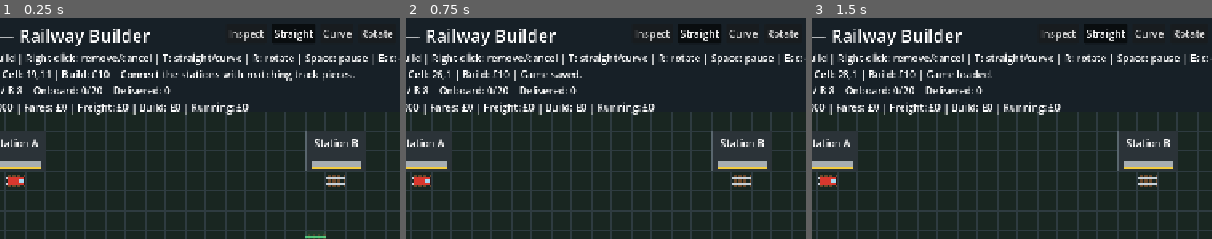
Above: before the commit, frames 1-3 (left to right).
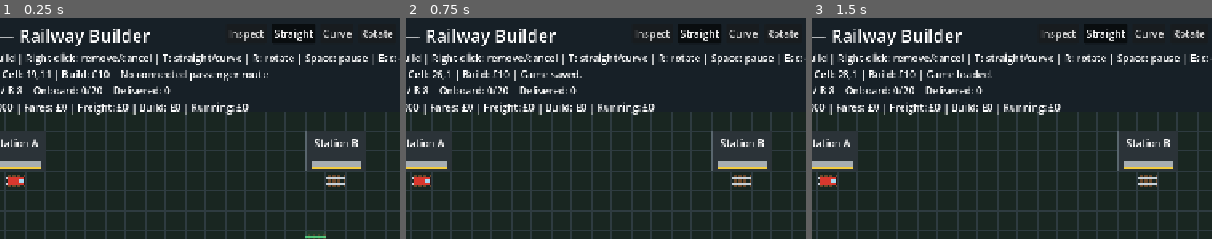
Above: after the commit, the same moments.

Repository: easyridebelgium-arch/Trainz
Game: Godot game, scene res://scenes/main/main.tscn
The game is run twice, just before and just after one commit, with the same random seed, the same clock (stepped at 60 frames per second) and the same inputs.
Inputs:
- Up to frame 1 (0.25 s): no input
- Up to frame 2 (0.75 s): click "Save" at 0.5 s
- Up to frame 3 (1.5 s): click "Load" at 1.25 s
The pictures show only the part of the screen within x 9-59%, y 0-50%; the shares and areas given below are measured in that part.

The runs differ from the first frame. In frame 1, 1.0% of the frame differs, in the area x 30-89%, y 23-29%; in frame 2, nothing differs; in frame 3, nothing differs.

Commit message:
Add passenger and freight service withdrawal controls

Diff:
--- a/scripts/freight_train.gd
+++ b/scripts/freight_train.gd
@@ -36,6 +36,7 @@
 var operating_timer: float = 0.0
 var capacity_level: int = 0
 var speed_level: int = 0
+var service_enabled: bool = true
 
 func set_route(cells: Array[Vector2i], tile_size: float) -> void:
 	if cells == route_cells:
@@ -53,7 +54,7 @@
 
 
 func advance(delta: float, available_logs: int) -> int:
-	if route_cells.is_empty():
+	if not service_is_active():
 		return 0
 
 	_charge_operating_expenses(delta)
@@ -138,6 +139,11 @@
 func status_text() -> String:
 	if route_cells.is_empty():
 		return "Needs a separate connected freight route"
+	if not service_enabled:
+		if service_is_active():
+			return "Withdrawing after return to forest"
+
+		return "Freight service stopped at forest"
 
 	if dwell > 0.0:
 		return "Stopped at loading track"
@@ -163,7 +169,8 @@
 		"operating_timer": operating_timer,
 		"loading_rule": loading_rule,
 		"capacity_level": capacity_level,
-		"speed_level": speed_level
+		"speed_level": speed_level,
+		"service_enabled": service_enabled
 	}
 
 
@@ -180,6 +187,7 @@
 	loading_rule = int(state["loading_rule"])
 	capacity_level = int(state["capacity_level"])
 	speed_level = int(state["speed_level"])
+	service_enabled = state["service_enabled"]
 	_update_transform()
 
 
@@ -192,11 +200,14 @@
 		"operating_timer": 0.0,
 		"loading_rule": LoadingRule.ANY,
 		"capacity_level": 0,
-		"speed_level": 0
+		"speed_level": 0,
+		"service_enabled": true
 	}
 
 
 static func is_valid_state(state: Dictionary, route_length: float) -> bool:
+	if typeof(state.get("service_enabled")) != TYPE_BOOL:
+		return false
 	if typeof(state.get("to_terminal")) != TYPE_BOOL:
 		return false
 
@@ -293,3 +304,16 @@
 
 func get_speed_upgrade_price() -> int:
 	return BASE_SPEED_UPGRADE_PRICE * (speed_level + 1)
+func service_is_active() -> bool:
+	if route_cells.is_empty():
+		return false
+
+	if service_enabled:
+		return true
+
+	var parked_at_forest: bool = (
+		distance_along_route <= 0.001
+		and to_terminal
+	)
+
+	return not parked_at_forest
--- a/scripts/main.gd
+++ b/scripts/main.gd
@@ -49,7 +49,8 @@
 	"log_production_timer",
 	"logs_delivered",
 	"freight_income",
-	"freight_operating_cost"
+	"freight_operating_cost",
+	"passenger_service_enabled"
 ]
 const MAP_WIDTH: int = 80
 const MAP_HEIGHT: int = 50
@@ -74,7 +75,7 @@
 const MAX_FOREST_STOCK: int = 100
 const FreightTrain = preload("res://scripts/freight_train.gd")
 const LOG_DELIVERY_PRICE: int = 8
-const SAVE_VERSION: int = 10
+const SAVE_VERSION: int = 11
 const MAX_CONSTRUCTION_HISTORY: int = 100
 
 # A false value means horizontal; true means vertical.
@@ -139,6 +140,8 @@
 
 var undo_button: Button
 var redo_button: Button
+var passenger_service_enabled: bool = true
+var service_button: Button
 
 @onready var instructions: Label = $Interface/Instructions
 @onready var straight_button: Button = $Interface/Toolbar/StraightButton
@@ -185,7 +188,7 @@
 		_produce_logs(delta)
 		forest_stock -= freight_train.advance(delta, forest_stock)
 
-		if route_connected:
+		if _passenger_service_is_active():
 			_move_train(delta)
 			_charge_operating_cost(delta)
 
@@ -379,15 +382,7 @@
 			else "Horizontal"
 		)
 
-	var status: String = "Connect the stations with matching track pieces."
-
-	if route_connected:
-		if wait_remaining > 0.0:
-			status = "At station: departing in %.1f seconds." % wait_remaining
-		else:
-			status = "Travelling to " + (
-				"Station B." if travelling_to_b else "Station A."
-			)
+	var status: String = _passenger_service_status()
 
 	if paused:
 		status = "Paused. Press Space to resume."
@@ -1562,6 +1557,10 @@
 
 	freight_rule_label.hide()
 	freight_rule_option.hide()
+	service_button = Button.new()
+	service_button.focus_mode = Control.FOCUS_NONE
+	service_button.pressed.connect(_toggle_selected_service)
+	content.add_child(service_button)
 	var close_button := Button.new()
 	close_button.text = "Close"
 	close_button.focus_mode = Control.FOCUS_NONE
@@ -1608,6 +1607,7 @@
 func _update_station_inspector() -> void:
 	if not station_panel.visible:
 		return
+	_update_service_button()
 
 	if selected_station == FOREST_SITE or selected_station == CARGO_TERMINAL:
 		_update_freight_inspector()
@@ -1635,10 +1635,7 @@
 		train_position.distance_to(_cell_center(selected_station)) < 0.5
 	)
 
-	var service_status: String = "No connected service"
-
-	if route_connected:
-		service_status = "Service connected"
+	var service_status: String = _passenger_service_status()
 
 	if train_at_station:
 		service_status += "\nTrain at platform"
@@ -2274,3 +2271,85 @@
 	else:
 		undo_button.tooltip_text = "Undo the latest paused construction action."
 		redo_button.tooltip_text = "Repeat the latest undone construction action."
+func _passenger_service_is_active() -> bool:
+	if not route_connected:
+		return false
+
+	if passenger_service_enabled:
+		return true
+
+	# A withdrawn train completes its round trip before stopping.
+	var parked_at_a: bool = (
+		route_distance <= 0.001
+		and travelling_to_b
+	)
+
+	return not parked_at_a
+
+
+func _passenger_service_status() -> String:
+	if not route_connected:
+		return "No connected passenger route"
+
+	if not passenger_service_enabled:
+		if _passenger_service_is_active():
+			return "Withdrawing after return to Station A"
+
+		return "Passenger service stopped at Station A"
+
+	if wait_remaining > 0.0:
+		return "At station: departing in %.1f seconds." % wait_remaining
+
+	return "Travelling to " + (
+		"Station B." if travelling_to_b else "Station A."
+	)
+
+func _selected_service_is_freight() -> bool:
+	return (
+		selected_station == FOREST_SITE
+		or selected_station == CARGO_TERMINAL
+	)
+
+
+func _toggle_selected_service() -> void:
+	if _selected_service_is_freight():
+		freight_train.service_enabled = not freight_train.service_enabled
+
+		if freight_train.service_enabled:
+			_show_notice("Freight service enabled.")
+		else:
+			_show_notice("Freight service will stop at the forest.")
+	else:
+		passenger_service_enabled = not passenger_service_enabled
+
+		if passenger_service_enabled:
+			_show_notice("Passenger service enabled.")
+		else:
+			_show_notice("Passenger service will stop at Station A.")
+
+	_update_station_inspector()
+
+
+func _update_service_button() -> void:
+	if _selected_service_is_freight():
+		if freight_train.service_enabled:
+			service_button.text = "Withdraw freight service"
+			service_button.tooltip_text = (
+				"Finish the current round trip, then stop at the forest."
+			)
+		else:
+			service_button.text = "Enable freight service"
+			service_button.tooltip_text = (
+				"Resume service, or cancel a pending withdrawal."
+			)
+	else:
+		if passenger_service_enabled:
+			service_button.text = "Withdraw passenger service"
+			service_button.tooltip_text = (
+				"Finish the current round trip, then stop at Station A."
+			)
+		else:
+			service_button.text = "Enable passenger service"
+			service_button.tooltip_text = (
+				"Resume service, or cancel a pending withdrawal."
+			)
